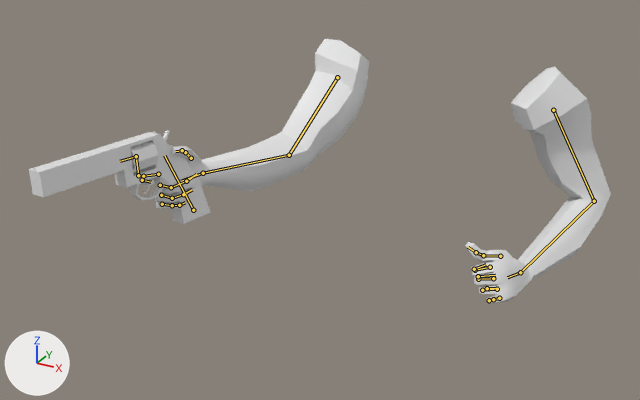
One commit to the glTF model BlenderTutorial/Arms.glb: the scene before it, then after it.
Rendered twice from a 50 mm lens placed at (1.25, -3.29, 1.05), pointed at (-0.18, -0.67, -0.25). Lighting does not change. The marker at lower left points along +X, +Y and +Z. The older version comes first. Both versions are drawn at frame 8 of the action 'RevolverReloadInterrupt'; the numbers are the values there. The bones that change, and the others that lie on the model, are drawn over the model as lines.

Names of what the first picture shows: 'armMesh', 'gunCylinderMesh', 'gunHammerMesh', 'gunMesh', 'gunTriggerMesh'.
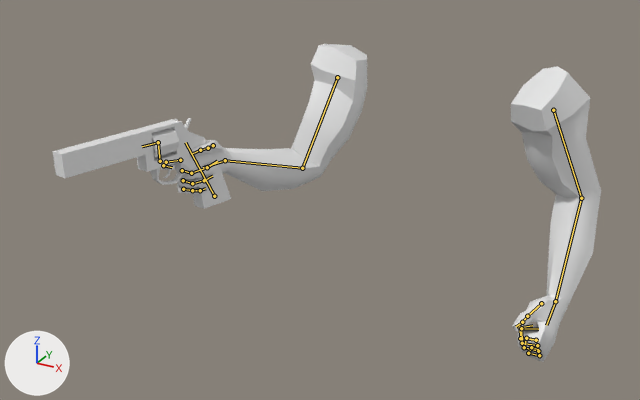
The edits, one by one:
Bone 'bicep.l' (bone_bicep_l) turns from (-70, 47, -71) to (-75, 25, -74) degrees about its own x, y and z.
Bone 'forearm.l' (bone_forearm_l) turns from (14, -4, 32) to (23, -14, 63) degrees about its own x, y and z.
Bone 'palm.l' (bone_palm_l) turns from (-2, 23, 2) to (-4, 31, -13) degrees about its own x, y and z.
Bone 'thumb.l' (bone_thumb_l) turns from (-10, 0, 0) to (-19, -7, -17) degrees about its own x, y and z.
Bone 'thumb.1.l' (bone_thumb_1_l) turns from (0, 0, 0) to (27, 7, -14) degrees about its own x, y and z.
Bone 'thumb.2.l' (bone_thumb_2_l) turns from (14, 7, -47) to (8, 28, -31) degrees about its own x, y and z.
Bone 'bicep.r' (bone_bicep_r) turns from (-82, 27, 36) to (-83, 23, 55) degrees about its own x, y and z.
Bone 'forearm.r' (bone_forearm_r) turns from (24, 17, -68) to (20, 9, -50) degrees about its own x, y and z.
Bone 'palm.r' (bone_palm_r) turns from (39, -5, -30) to (12, -37, -24) degrees about its own x, y and z.
Bone 'index.1.r' (bone_index_1_r) turns from (-74, 0, 0) to (-79, 0, 0) degrees about its own x, y and z.
Bone 'middle.r' (bone_middle_r) turns from (-76, -12, -3) to (-80, -6, -1) degrees about its own x, y and z.
Bone 'thumb.1.r' (bone_thumb_1_r) turns from (0, 0, -21) to (0, 0, 0) degrees about its own x, y and z.

Boxes [x1, y1, x2, y2] around the edits, measured in the pictures (640 x 400 px):
'armMesh', posed (7% narrower, 20% taller)
    before: [140, 39, 611, 303]
    after: [161, 44, 601, 362]
'gunMesh', posed
    before: [29, 131, 211, 224]
    after: [52, 119, 231, 209]
'gunCylinderMesh', posed
    before: [130, 141, 159, 172]
    after: [151, 128, 179, 158]
'gunHammerMesh', posed (8% shorter)
    before: [163, 130, 170, 141]
    after: [184, 118, 191, 128]
'gunTriggerMesh', posed (10% shorter)
    before: [142, 185, 150, 194]
    after: [163, 170, 171, 178]
bone 'bicep.l', root to tip
    before: (337, 77) to (289, 155)
    after: (337, 77) to (302, 168)
bone 'forearm.l', root to tip
    before: (289, 155) to (203, 173)
    after: (302, 168) to (225, 160)
bone 'palm.l', root to tip
    before: (203, 173) to (181, 181)
    after: (225, 160) to (203, 167)
bone 'thumb.l', root to tip
    before: (191, 158) to (185, 152)
    after: (213, 145) to (208, 148)
bone 'thumb.1.l', root to tip
    before: (185, 152) to (182, 150)
    after: (208, 148) to (200, 150)
bone 'thumb.2.l', root to tip
    before: (182, 150) to (175, 151)
    after: (200, 150) to (192, 153)
bone 'bicep.r', root to tip
    before: (553, 110) to (594, 201)
    after: (553, 110) to (581, 198)
bone 'forearm.r', root to tip
    before: (594, 201) to (520, 272)
    after: (581, 198) to (555, 301)
bone 'palm.r', root to tip
    before: (520, 272) to (507, 277)
    after: (555, 301) to (546, 325)
bone 'index.1.r', root to tip
    before: (475, 270) to (474, 269)
    after: (520, 338) to (520, 327)
bone 'middle.r', root to tip
    before: (493, 278) to (478, 279)
    after: (537, 345) to (522, 343)
bone 'thumb.1.r', root to tip
    before: (483, 255) to (476, 252)
    after: (527, 316) to (522, 322)
